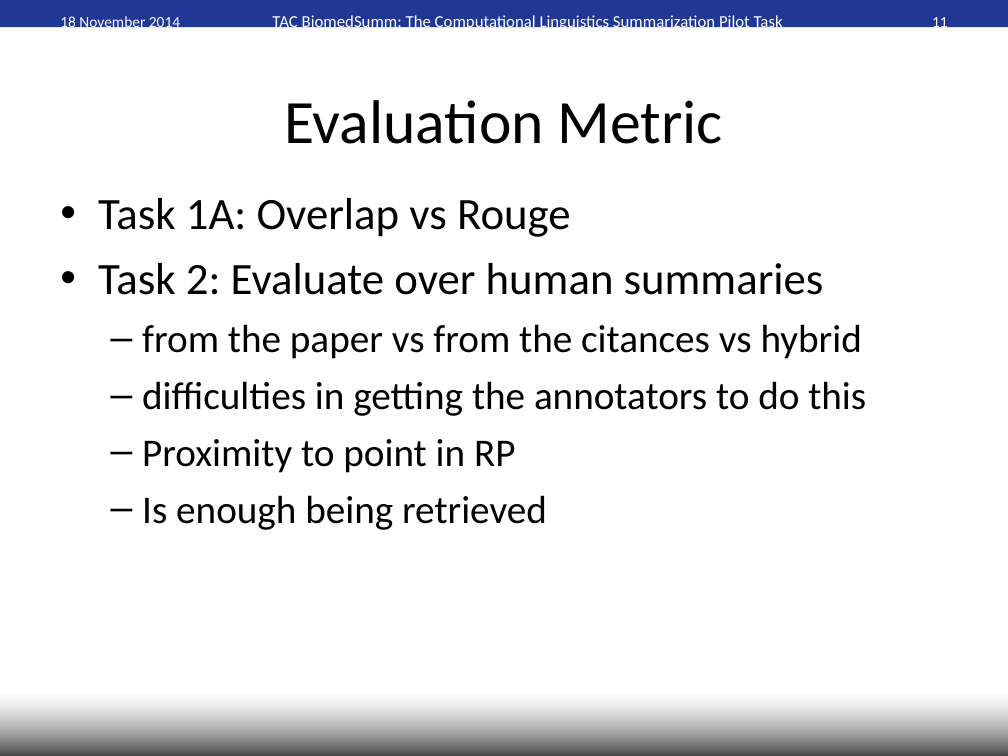
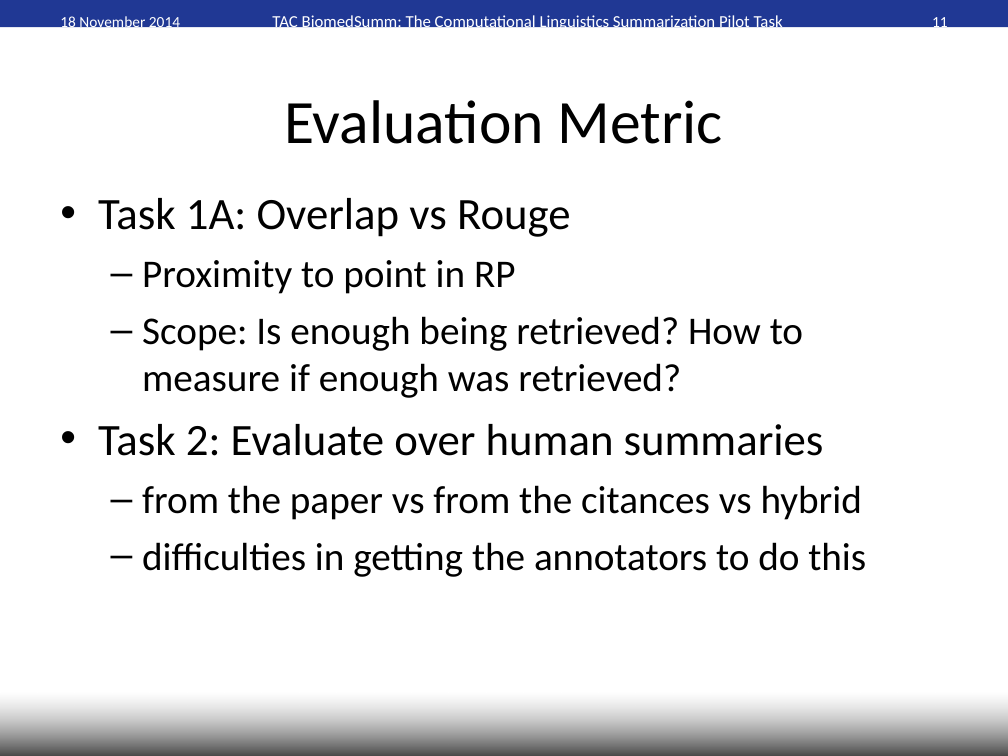
Before and after one commit to WING-NUS/scisumm-corpus, a slide deck: slide 11 of workshop_paper/TAC2014-planning.ppt. Drawn at 1008x756 pixels with LibreOffice and Linux fonts; fonts in the diff are those of the drawing; background and template pictures are left out. Boxes give left, top, right and bottom in pixels: in the first picture for what was removed or moved away, otherwise in the second. Text is boxed around its words. In the diff, an @@ line names an element or a change of style, - is before the commit and + after.

```diff
--- a/workshop_paper/TAC2014-planning.ppt
+++ b/workshop_paper/TAC2014-planning.ppt
@@ text at (142, 260, 803, 398): paragraphs added @@
+  – Proximity to point in RP
+  – Scope: Is enough being retrieved? How to measure if enough was retrieved?
@@ text at (142, 439, 547, 530): paragraphs removed @@
-  – Proximity to point in RP
-  – Is enough being retrieved
```
Also in this commit, not shown: 1 other slide changed, 1 other file.
